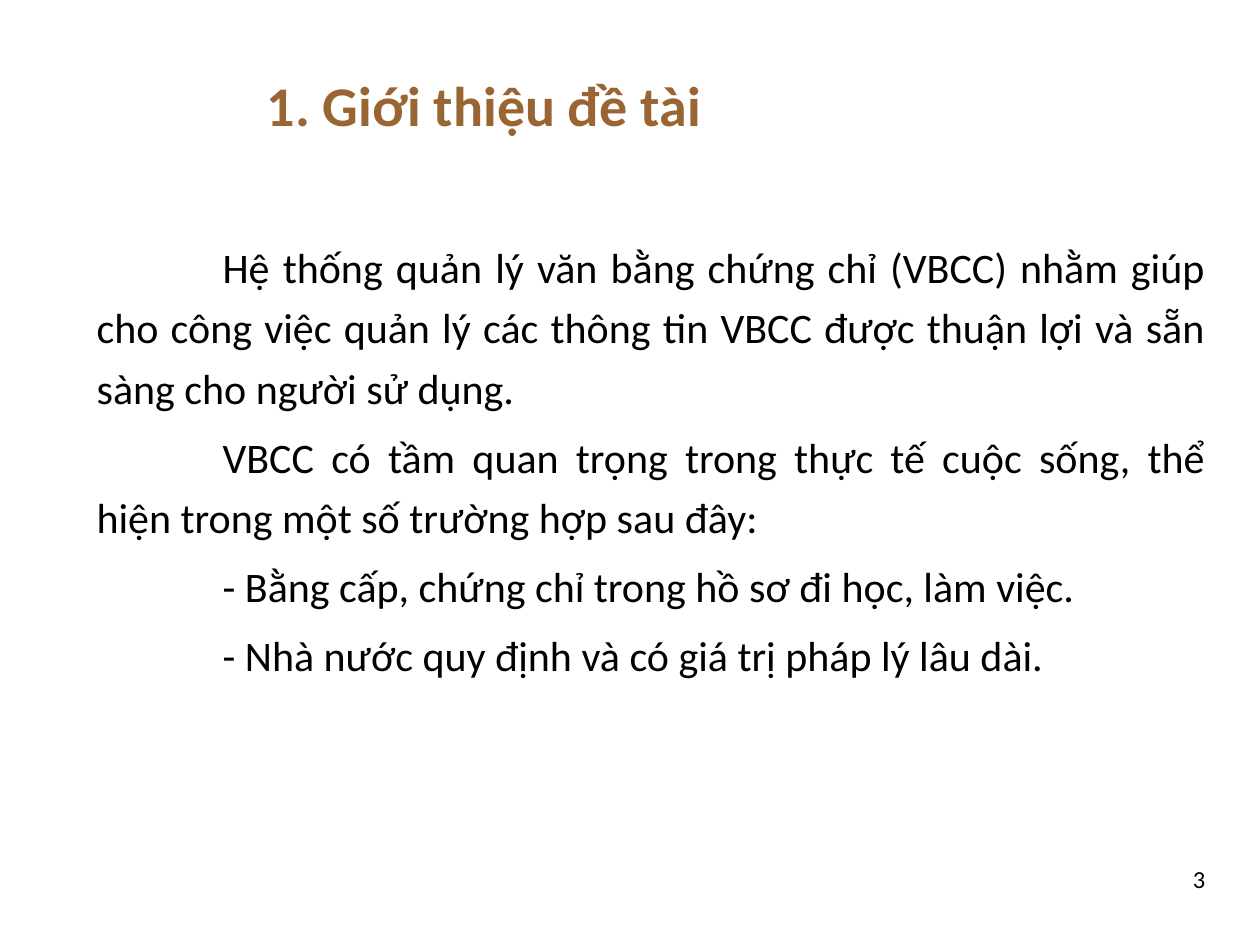
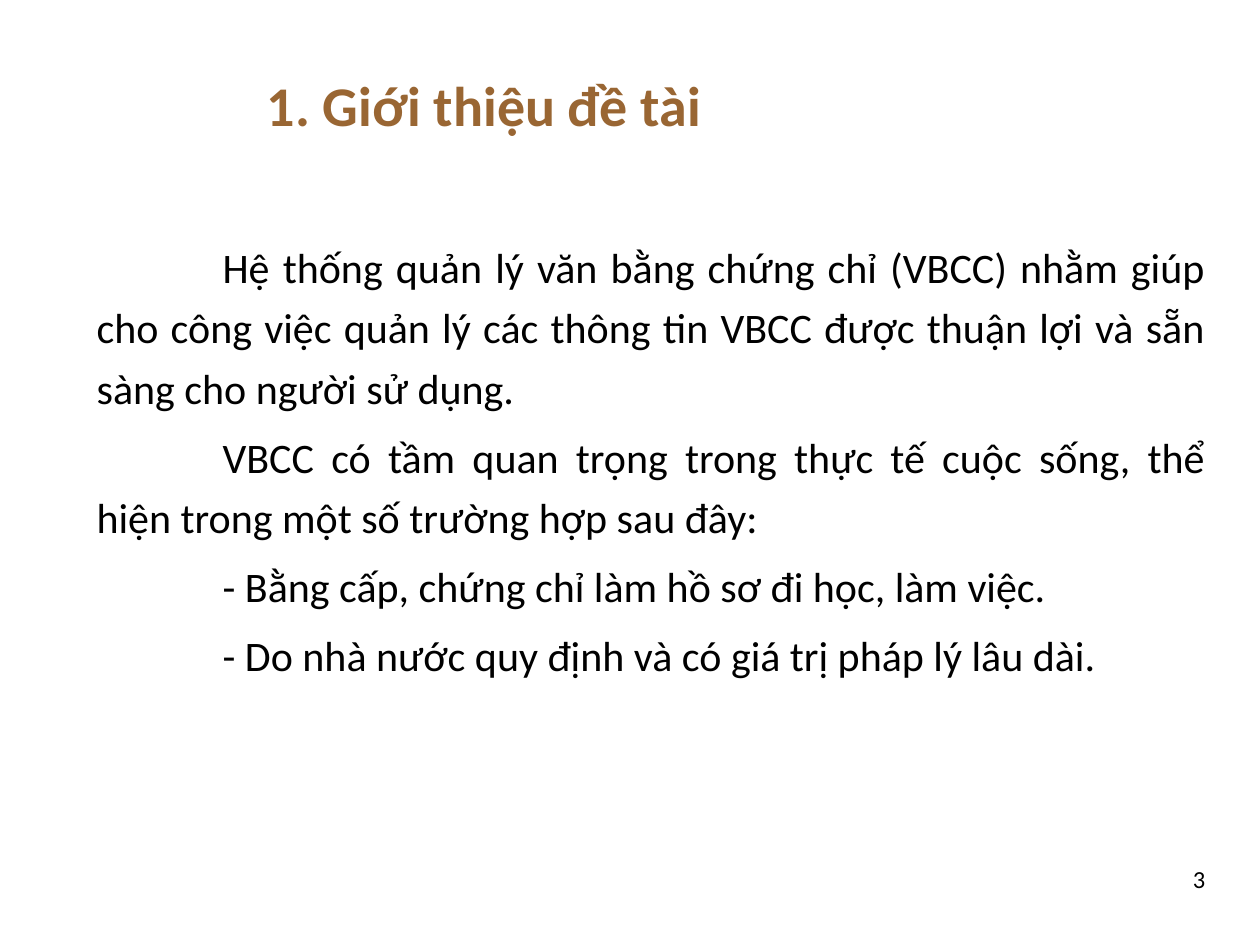
Before and after one commit to dtdungm/blockchain-vbcc, a slide deck: slide 3 of luan_van.pptx. Drawn at 1260x945 pixels with LibreOffice and Linux fonts; fonts in the diff are those of the drawing; background and template pictures are left out. Boxes give left, top, right and bottom in pixels: in the first picture for what was removed or moved away, otherwise in the second. Text is boxed around its words. In the diff, an @@ line names an element or a change of style, - is before the commit and + after.

Commit message:
update

```diff
--- a/luan_van.pptx
+++ b/luan_van.pptx
@@ text at [245, 568, 1095, 679]: text changed @@
-- Bằng cấp, chứng chỉ trong hồ sơ đi học, làm việc.
-- Nhà nước quy định và có giá trị pháp lý lâu dài.
+- Bằng cấp, chứng chỉ làm hồ sơ đi học, làm việc.
+- Do nhà nước quy định và có giá trị pháp lý lâu dài.
```
